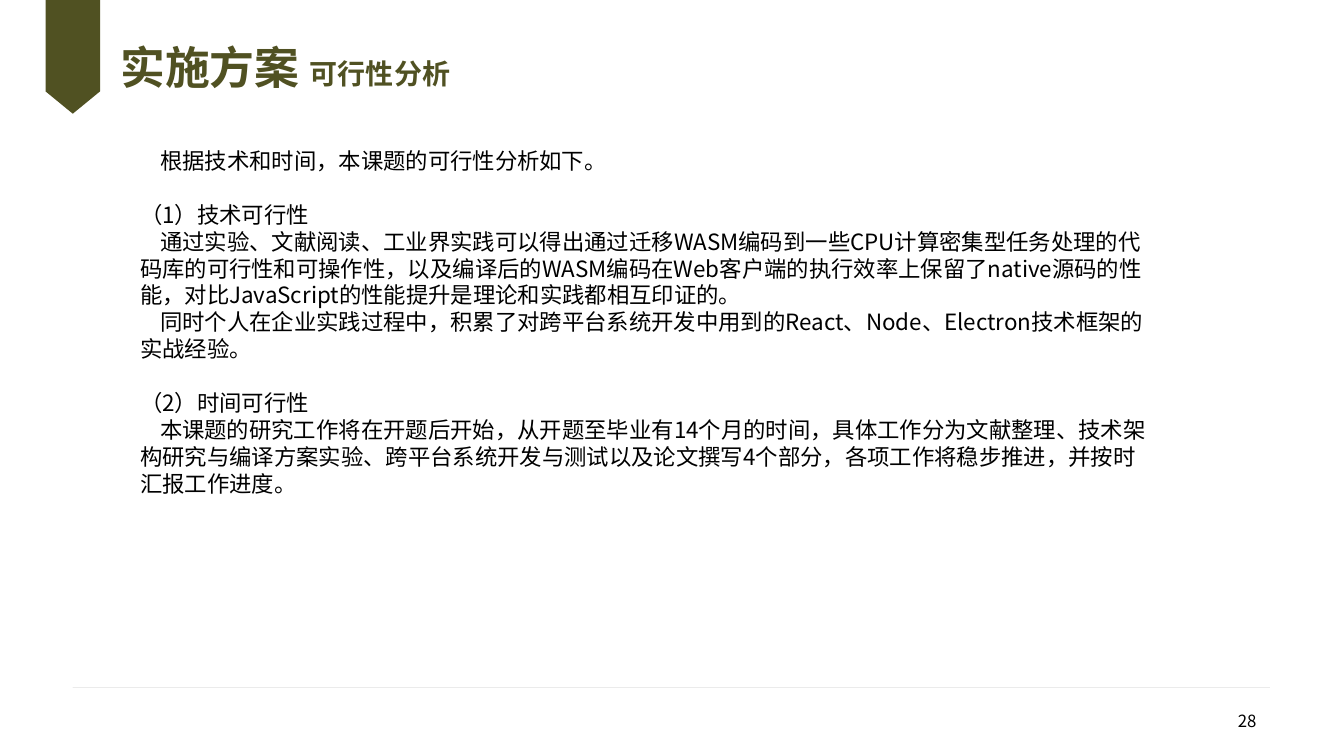
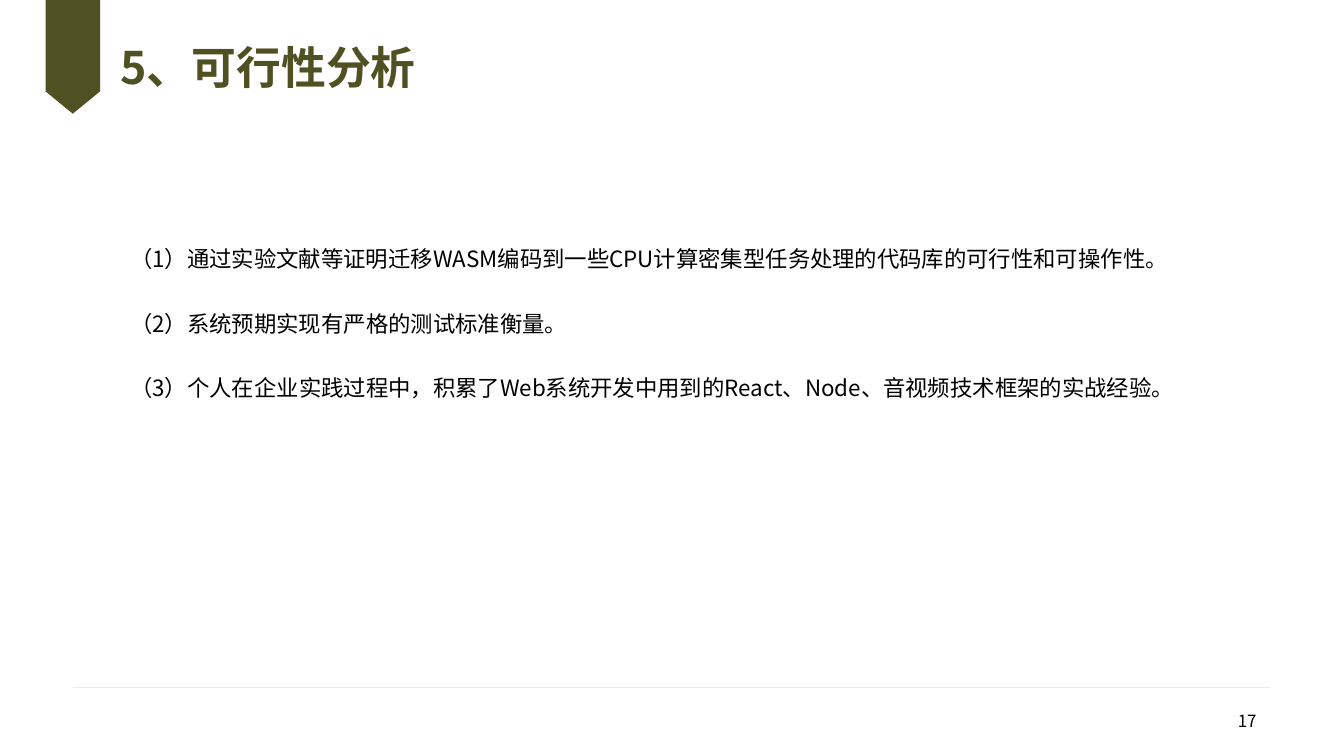
Before and after one commit to knoxnoe/GraduationProject, a slide deck: slide 17 of doc/paper/v2/缑通旺-开题.pptx (slide 28 before the commit). Drawn at 1344x756 pixels with LibreOffice and Linux fonts; fonts in the diff are those of the drawing; background and template pictures are left out. Boxes give left, top, right and bottom in pixels: in the first picture for what was removed or moved away, otherwise in the second. Text is boxed around its words. In the diff, an @@ line names an element or a change of style, - is before the commit and + after.

```diff
--- a/doc/paper/v2/缑通旺-开题.pptx
+++ b/doc/paper/v2/缑通旺-开题.pptx
@@ title at (120, 46, 415, 88): text changed; size 20 to 32 pt @@
-实施方案 可行性分析
+5、可行性分析
@@ text at (130, 248, 1174, 399): text changed @@
-根据技术和时间，本课题的可行性分析如下。
-（1）技术可行性
-通过实验、文献阅读、工业界实践可以得出通过迁移WASM编码到一些CPU计算密集型任务处理的代码库的可行性和可操作性，以及编译后的WASM编码在Web客户端的执行效率上保留了native源码的性能，对比JavaScript的性能提升是理论和实践都相互印证的。
-同时个人在企业实践过程中，积累了对跨平台系统开发中用到的React、Node、Electron技术框架的实战经验。
-（2）时间可行性
-本课题的研究工作将在开题后开始，从开题至毕业有14个月的时间，具体工作分为文献整理、技术架构研究与编译方案实验、跨平台系统开发与测试以及论文撰写4个部分，各项工作将稳步推进，并按时汇报工作进度。
+（1）通过实验文献等证明迁移WASM编码到一些CPU计算密集型任务处理的代码库的可行性和可操作性。
+（2）系统预期实现有严格的测试标准衡量。
+（3）个人在企业实践过程中，积累了Web系统开发中用到的React、Node、音视频技术框架的实战经验。
@@ page number at (1238, 714, 1257, 727): text changed @@
-28
+17
```
Also in this commit, not shown: 8 other slides changed, 10 slides added, 23 slides removed, 6 other files.
